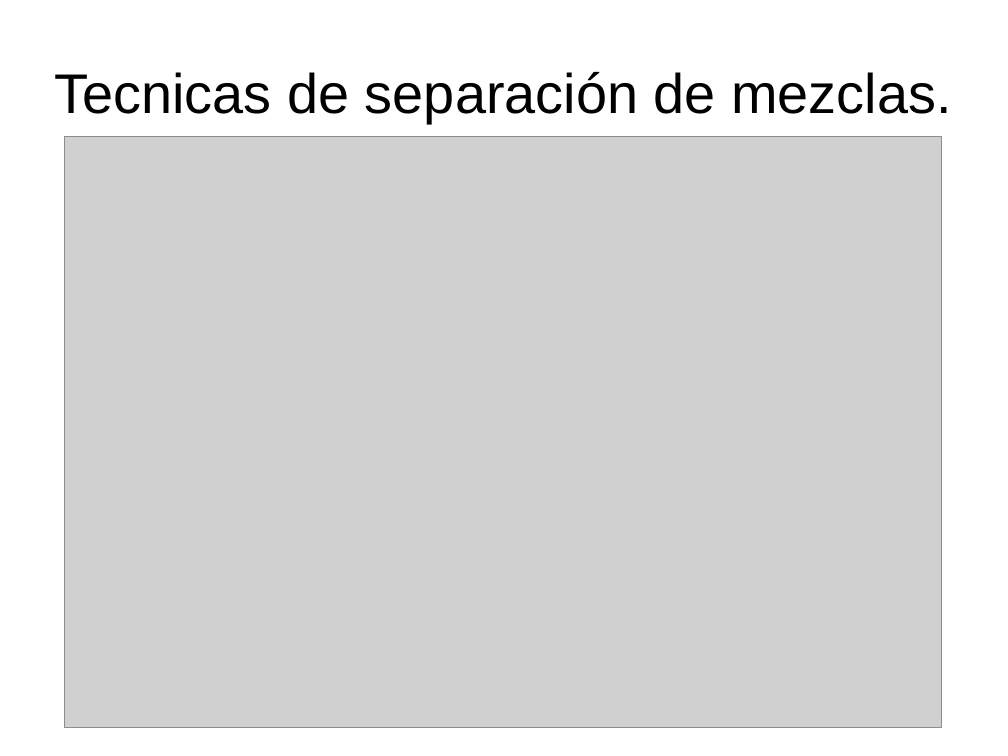
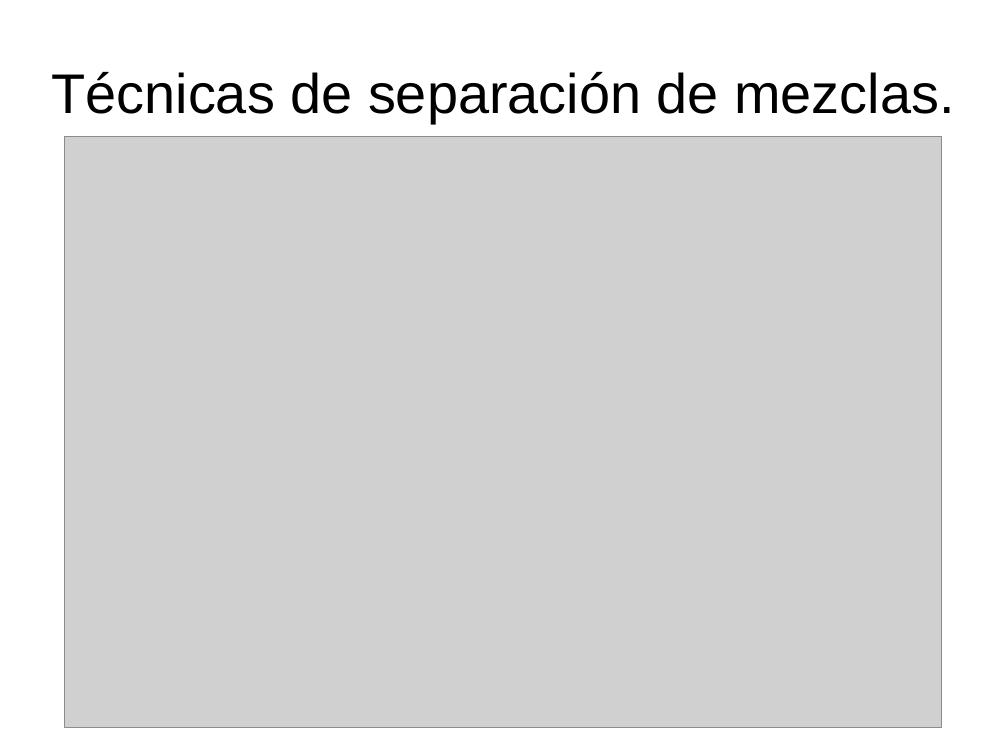
Before and after one commit to camunoz2/cienciasocultas, a slide deck: slide 11 of clases/quimica/2do_medio/clase1_disoluciones.ppt. Drawn at 1008x756 pixels with LibreOffice and Linux fonts; fonts in the diff are those of the drawing; grey boxes stand for pictures. Boxes give left, top, right and bottom in pixels: in the first picture for what was removed or moved away, otherwise in the second. Text is boxed around its words. In the diff, an @@ line names an element or a change of style, - is before the commit and + after.

```diff
--- a/clases/quimica/2do_medio/clase1_disoluciones.ppt
+++ b/clases/quimica/2do_medio/clase1_disoluciones.ppt
@@ title at bbox=[51, 72, 954, 123]: text changed @@
-Tecnicas de separación de mezclas.
+Técnicas de separación de mezclas.
```
Also in this commit, not shown: 9 other files.
